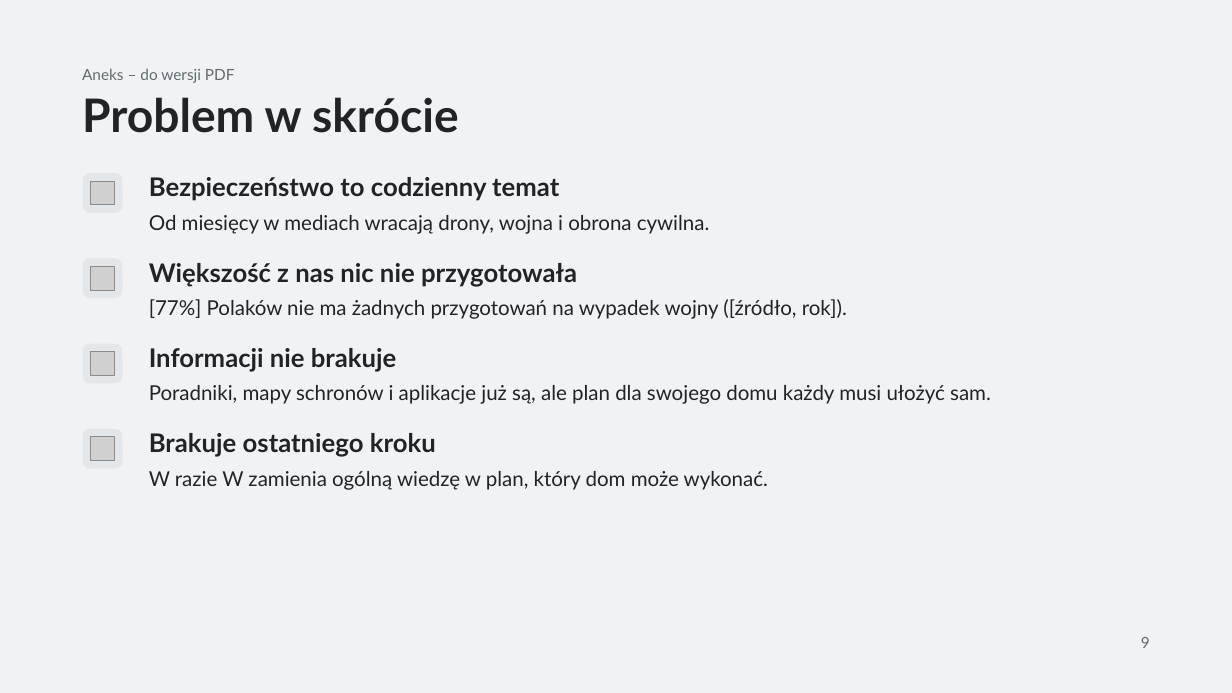
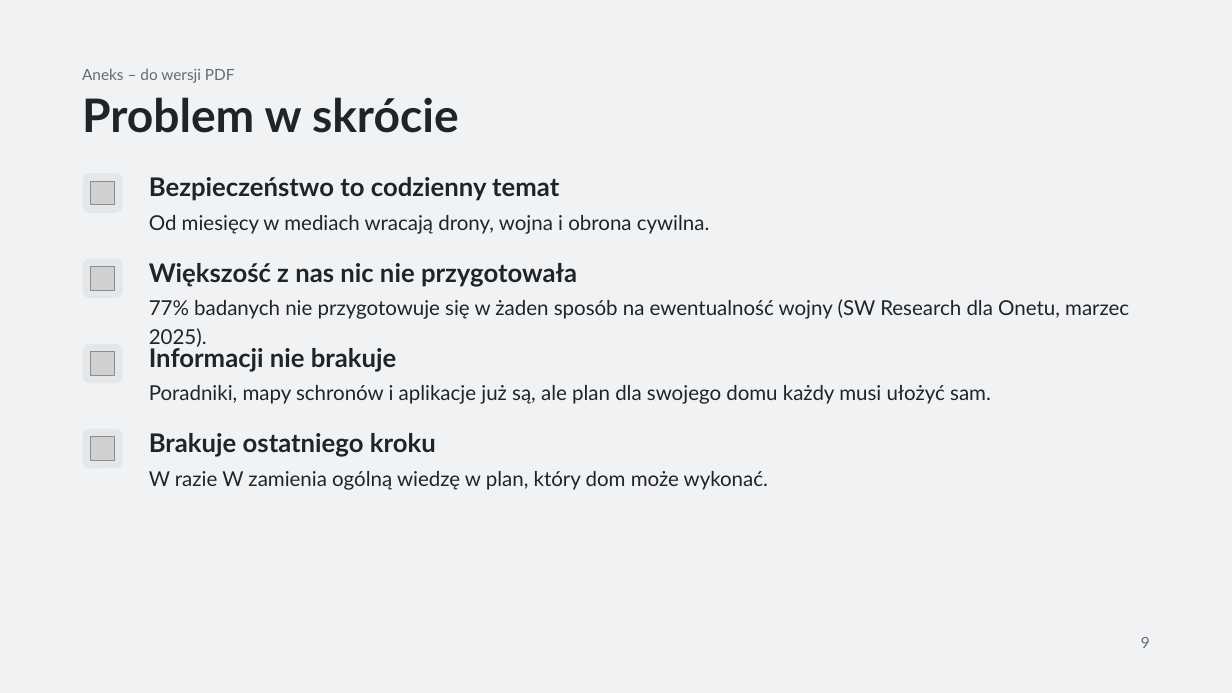
Before and after one commit to jazlik/turbo-defence, a slide deck: slide 9 of context/foundation/prezentacja/W_razie_W_HackYeah_2026_wersja_robocza.pptx. Drawn at 1232x693 pixels with LibreOffice and Linux fonts; fonts in the diff are those of the drawing; grey boxes stand for pictures. Boxes give left, top, right and bottom in pixels: in the first picture for what was removed or moved away, otherwise in the second. Text is boxed around its words. In the diff, an @@ line names an element or a change of style, - is before the commit and + after.

Commit message:
docs: add verified 77% source to the appendix slide

```diff
--- a/context/foundation/prezentacja/W_razie_W_HackYeah_2026_wersja_robocza.pptx
+++ b/context/foundation/prezentacja/W_razie_W_HackYeah_2026_wersja_robocza.pptx
@@ text at (149,299,1129,319): text changed @@
-[77%] Polaków nie ma żadnych przygotowań na wypadek wojny ([źródło, rok]).
+77% badanych nie przygotowuje się w żaden sposób na ewentualność wojny (SW Research dla Onetu, marzec 2025).
```
